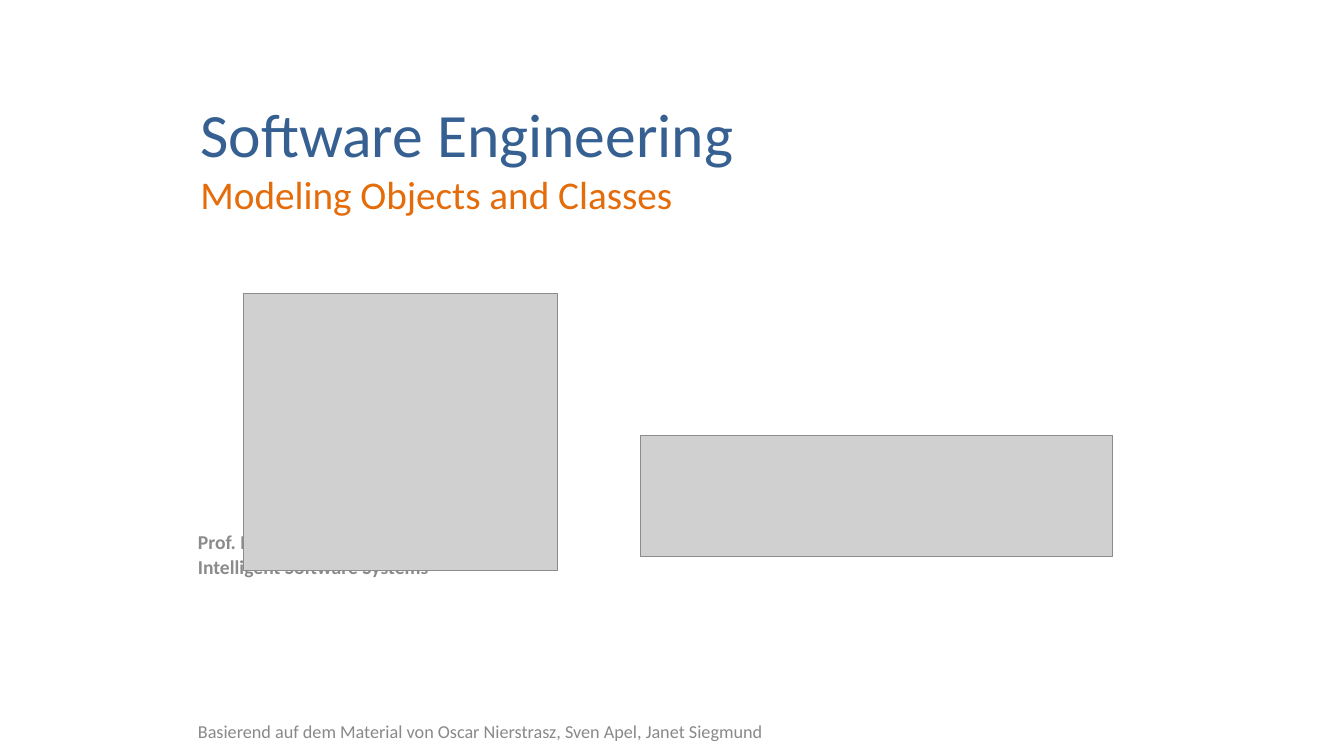
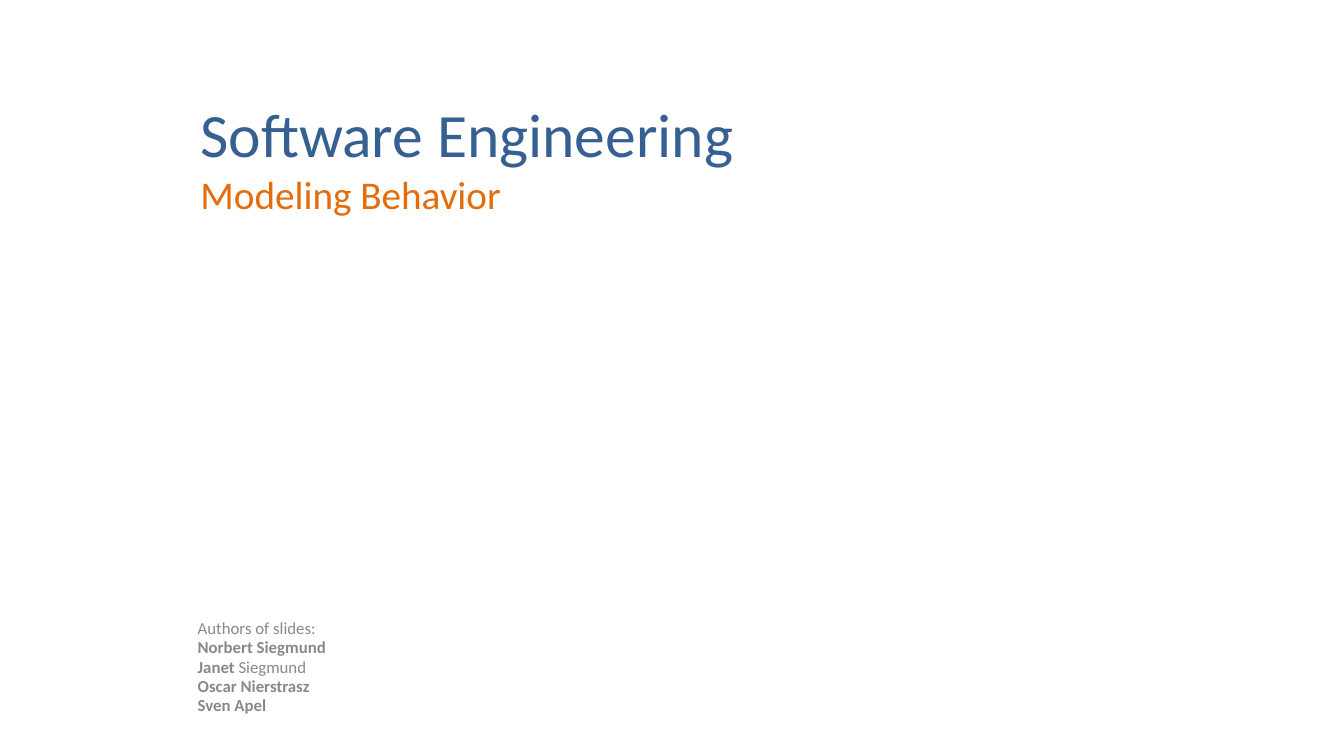
Before and after one commit to feigensp/lehre, a slide deck: slide 1 of se/slides/04_UML_Structure.pptx. Drawn at 1344x756 pixels with LibreOffice and Linux fonts; fonts in the diff are those of the drawing; grey boxes stand for pictures. Boxes give left, top, right and bottom in pixels: in the first picture for what was removed or moved away, otherwise in the second. Text is boxed around its words. In the diff, an @@ line names an element or a change of style, - is before the commit and + after.

```diff
--- a/se/slides/04_UML_Structure.pptx
+++ b/se/slides/04_UML_Structure.pptx
@@ text at [200,114,733,216]: text changed; size 28 to 44 pt; text colour #E46C0A to #376092 @@
-Software Engineering
-Modeling Objects and Classes
+Software Engineering
+Modeling Behavior
@@ picture removed at [244,293,558,571] @@
@@ picture removed at [640,436,1113,556] @@
@@ text removed at [198,532,428,580] @@
-Prof. Dr.-Ing. Norbert Siegmund
-Intelligent Software Systems
@@ text at [198,622,326,714]: text changed; size 13 to 12 pt; bold on @@
-Basierend auf dem Material von Oscar Nierstrasz, Sven Apel, Janet Siegmund
+Authors of slides:
+Norbert Siegmund
+Janet Siegmund
+Oscar Nierstrasz
+Sven Apel
```
Also in this commit, not shown: 31 other slides changed, 28 slides added, 7 other files.
